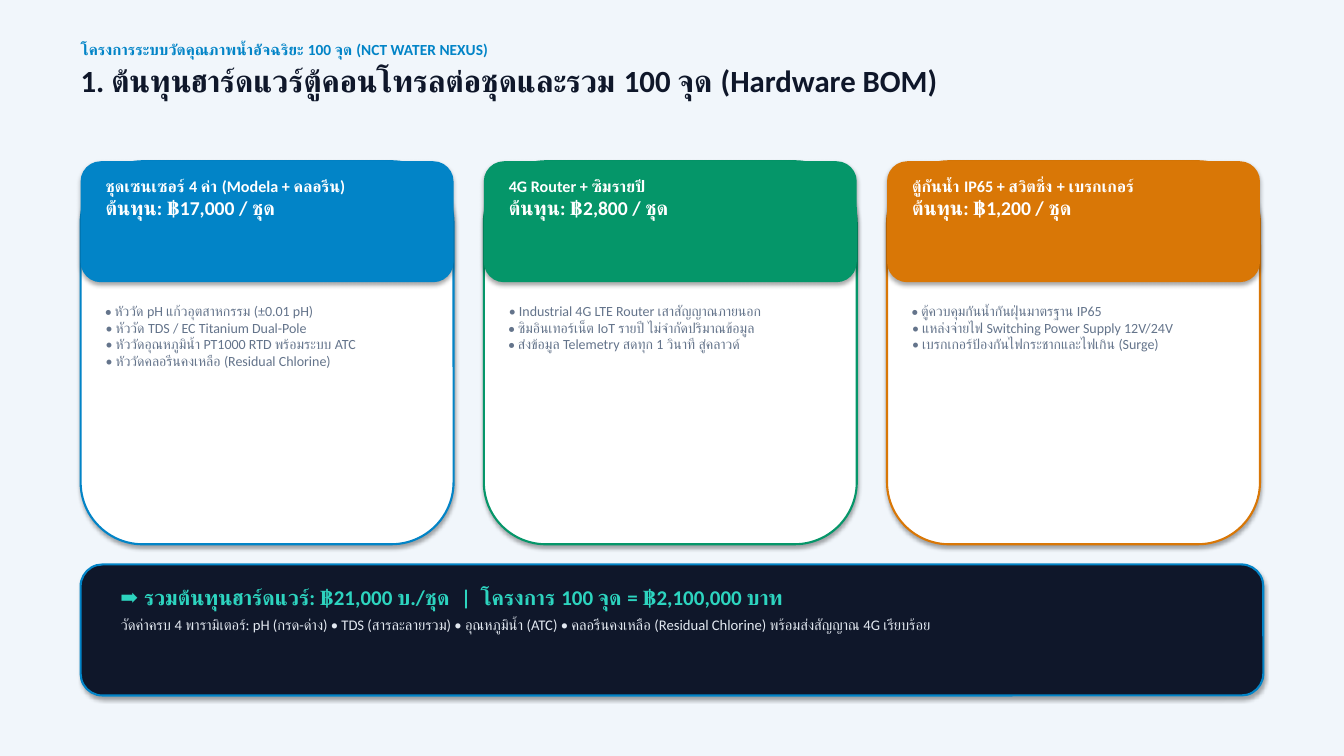
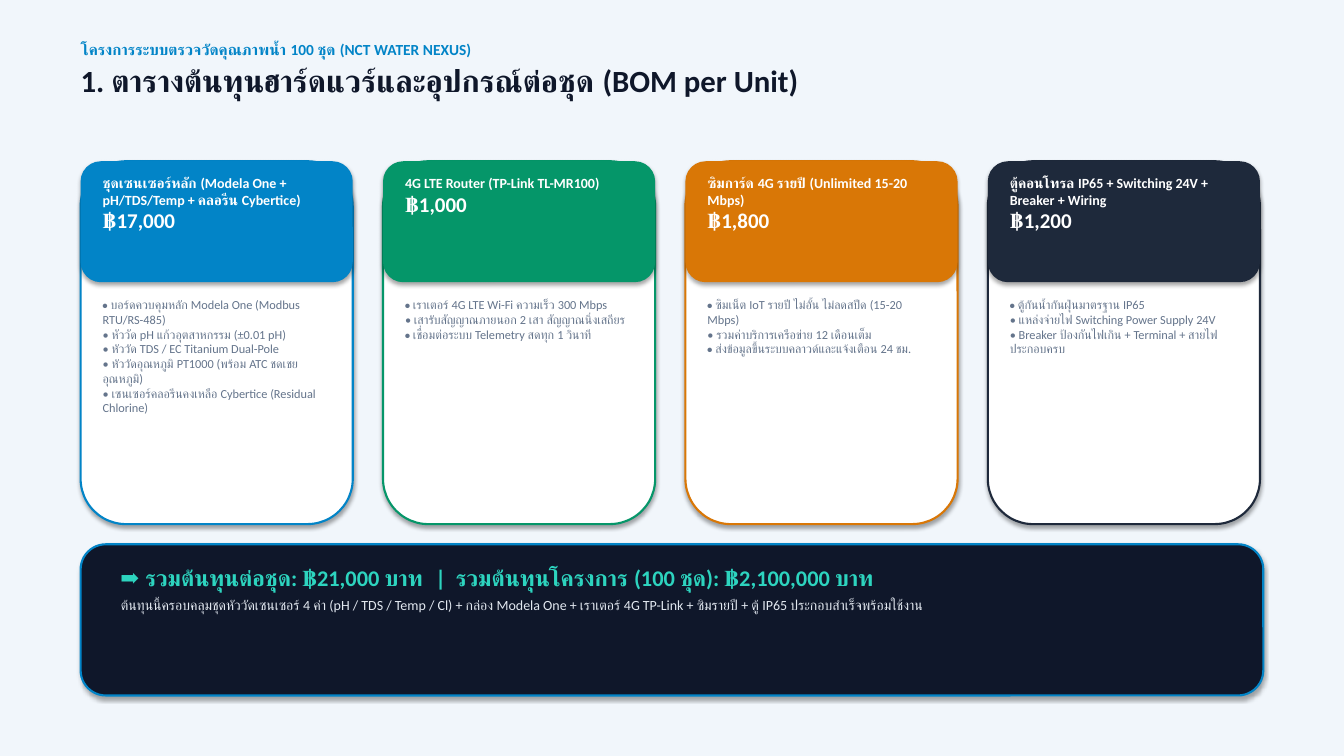
Before and after one commit to WoobWarb/nct-water-nexus, a slide deck: slide 2 of NCT_Water_Nexus_Report_and_Pricing.pptx. Drawn at 1344x756 pixels with LibreOffice and Linux fonts; fonts in the diff are those of the drawing. Boxes give left, top, right and bottom in pixels: in the first picture for what was removed or moved away, otherwise in the second. Text is boxed around its words. In the diff, an @@ line names an element or a change of style, - is before the commit and + after.

```diff
--- a/NCT_Water_Nexus_Report_and_Pricing.pptx
+++ b/NCT_Water_Nexus_Report_and_Pricing.pptx
@@ text at [81, 43, 798, 101]: text changed @@
-โครงการระบบวัดคุณภาพน้ำอัจฉริยะ 100 จุด (NCT WATER NEXUS)
-1. ต้นทุนฮาร์ดแวร์ตู้คอนโทรลต่อชุดและรวม 100 จุด (Hardware BOM)
+โครงการระบบตรวจวัดคุณภาพน้ำ 100 ชุด (NCT WATER NEXUS)
+1. ตารางต้นทุนฮาร์ดแวร์และอุปกรณ์ต่อชุด (BOM per Unit)
@@ rounded rectangle: place and size @@
-rounded rectangle at [81, 161, 454, 282]
+rounded rectangle at [81, 161, 353, 282]
@@ rounded rectangle: place and size @@
-rounded rectangle at [81, 161, 454, 544]
+rounded rectangle at [81, 161, 353, 524]
@@ text at [103, 177, 301, 231]: text changed; size 11.5 to 10 pt @@
-ชุดเซนเซอร์ 4 ค่า (Modela + คลอรีน)
-ต้นทุน: ฿17,000 / ชุด
+ชุดเซนเซอร์หลัก (Modela One + pH/TDS/Temp + คลอรีน Cybertice)
+฿17,000
@@ rounded rectangle: place and size @@
-rounded rectangle at [484, 161, 857, 282]
+rounded rectangle at [383, 161, 655, 282]
@@ rounded rectangle: place and size @@
-rounded rectangle at [484, 161, 857, 544]
+rounded rectangle at [383, 161, 655, 524]
@@ text at [405, 177, 600, 215]: text changed; size 11.5 to 10 pt @@
-4G Router + ซิมรายปี
-ต้นทุน: ฿2,800 / ชุด
+4G LTE Router (TP-Link TL-MR100)
+฿1,000
@@ rounded rectangle: place and size @@
-rounded rectangle at [887, 161, 1260, 282]
+rounded rectangle at [686, 161, 958, 282]
@@ rounded rectangle: place and size @@
-rounded rectangle at [887, 161, 1260, 544]
+rounded rectangle at [686, 161, 958, 524]
@@ text at [707, 177, 908, 231]: text changed; size 11.5 to 10 pt @@
-ตู้กันน้ำ IP65 + สวิตชิ่ง + เบรกเกอร์
-ต้นทุน: ฿1,200 / ชุด
+ซิมการ์ด 4G รายปี (Unlimited 15-20 Mbps)
+฿1,800
@@ rounded rectangle added at [988, 161, 1260, 524], fill #FFFFFF, outline #1E293B 1.5 pt @@
@@ rounded rectangle added at [988, 161, 1260, 282], fill #1E293B @@
@@ text added at [1010, 177, 1198, 231], 10 pt, text #FFFFFF, bold @@
+ตู้คอนโทรล IP65 + Switching 24V + Breaker + Wiring
+฿1,200
@@ text at [413, 299, 626, 343]: text changed; size 10 to 8.8 pt @@
-• Industrial 4G LTE Router เสาสัญญาณภายนอก
-• ซิมอินเทอร์เน็ต IoT รายปี ไม่จำกัดปริมาณข้อมูล
-• ส่งข้อมูล Telemetry สดทุก 1 วินาที สู่คลาวด์
+• เราเตอร์ 4G LTE Wi-Fi ความเร็ว 300 Mbps
+• เสารับสัญญาณภายนอก 2 เสา สัญญาณนิ่งเสถียร
+• เชื่อมต่อระบบ Telemetry สดทุก 1 วินาที
@@ text added at [707, 299, 912, 357], 8.8 pt, text #64748B @@
+• ซิมเน็ต IoT รายปี ไม่อั้น ไม่ลดสปีด (15-20 Mbps)
+• รวมค่าบริการเครือข่าย 12 เดือนเต็ม
+• ส่งข้อมูลขึ้นระบบคลาวด์และแจ้งเตือน 24 ชม.
@@ text at [1018, 299, 1215, 339]: text changed; size 10 to 8.8 pt @@
-• ตู้ควบคุมกันน้ำกันฝุ่นมาตรฐาน IP65
-• แหล่งจ่ายไฟ Switching Power Supply 12V/24V
-• เบรกเกอร์ป้องกันไฟกระชากและไฟเกิน (Surge)
+• ตู้กันน้ำกันฝุ่นมาตรฐาน IP65
+• แหล่งจ่ายไฟ Switching Power Supply 24V
+• Breaker ป้องกันไฟเกิน + Terminal + สายไฟประกอบครบ
@@ text at [103, 300, 315, 414]: text changed; size 10 to 8.8 pt @@
-• หัววัด pH แก้วอุตสาหกรรม (±0.01 pH)
-• หัววัด TDS / EC Titanium Dual-Pole
-• หัววัดอุณหภูมิน้ำ PT1000 RTD พร้อมระบบ ATC
-• หัววัดคลอรีนคงเหลือ (Residual Chlorine)
+• บอร์ดควบคุมหลัก Modela One (Modbus RTU/RS-485)
+• หัววัด pH แก้วอุตสาหกรรม (±0.01 pH)
+• หัววัด TDS / EC Titanium Dual-Pole
+• หัววัดอุณหภูมิ PT1000 (พร้อม ATC ชดเชยอุณหภูมิ)
+• เซนเซอร์คลอรีนคงเหลือ Cybertice (Residual Chlorine)
@@ rounded rectangle: place and size @@
-rounded rectangle at [81, 565, 1263, 696]
+rounded rectangle at [81, 544, 1263, 696]
@@ text at [121, 569, 922, 614]: text changed; size 10.5 to 10 pt @@
-➡️ รวมต้นทุนฮาร์ดแวร์: ฿21,000 บ./ชุด | โครงการ 100 จุด = ฿2,100,000 บาท
-วัดค่าครบ 4 พารามิเตอร์: pH (กรด-ด่าง) • TDS (สารละลายรวม) • อุณหภูมิน้ำ (ATC) • คลอรีนคงเหลือ (Residual Chlorine) พร้อมส่งสัญญาณ 4G เรียบร้อย
+➡️ รวมต้นทุนต่อชุด: ฿21,000 บาท | รวมต้นทุนโครงการ (100 ชุด): ฿2,100,000 บาท
+ต้นทุนนี้ครอบคลุมชุดหัววัดเซนเซอร์ 4 ค่า (pH / TDS / Temp / Cl) + กล่อง Modela One + เราเตอร์ 4G TP-Link + ซิมรายปี + ตู้ IP65 ประกอบสำเร็จพร้อมใช้งาน
```
Also in this commit, not shown: 6 other slides changed, 1 slide added, 1 slide removed, 1 other file.
